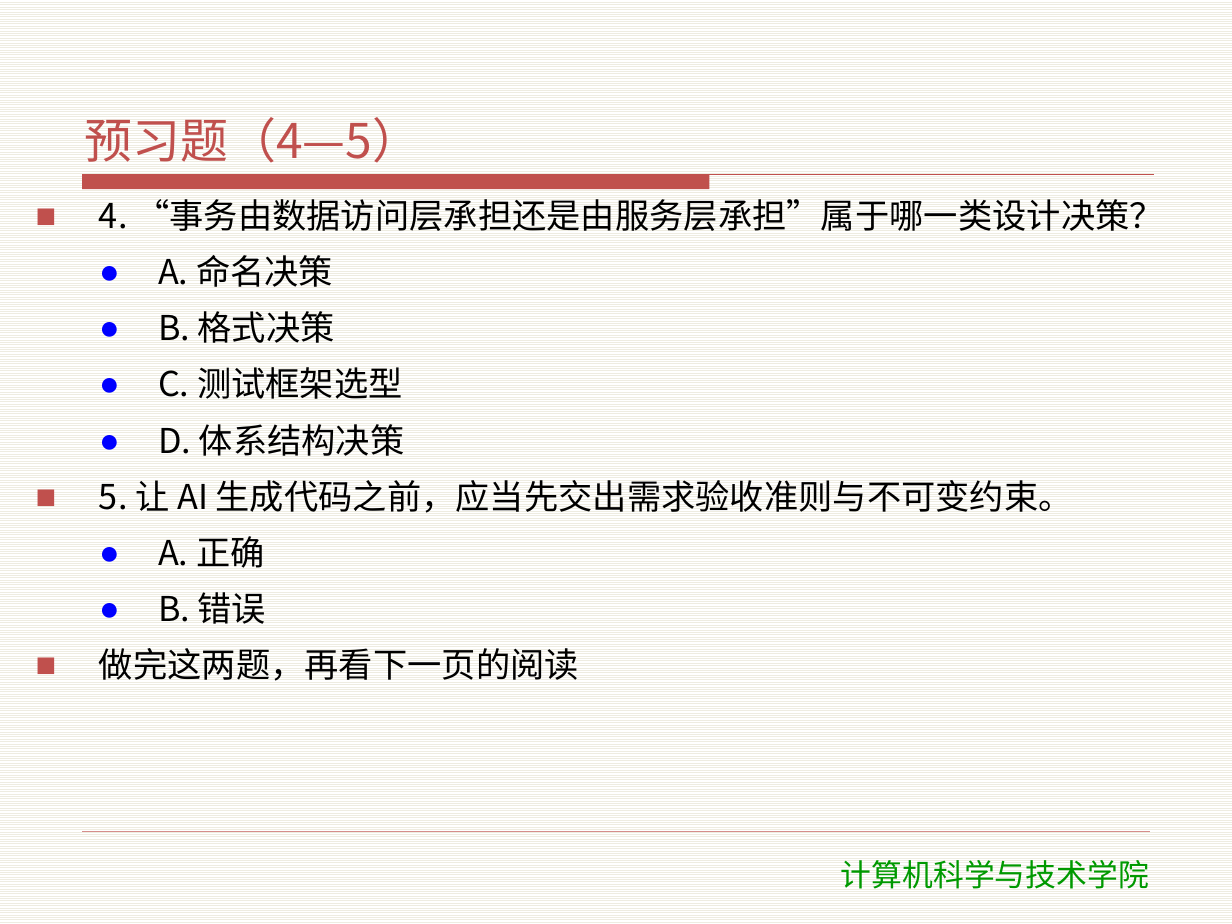
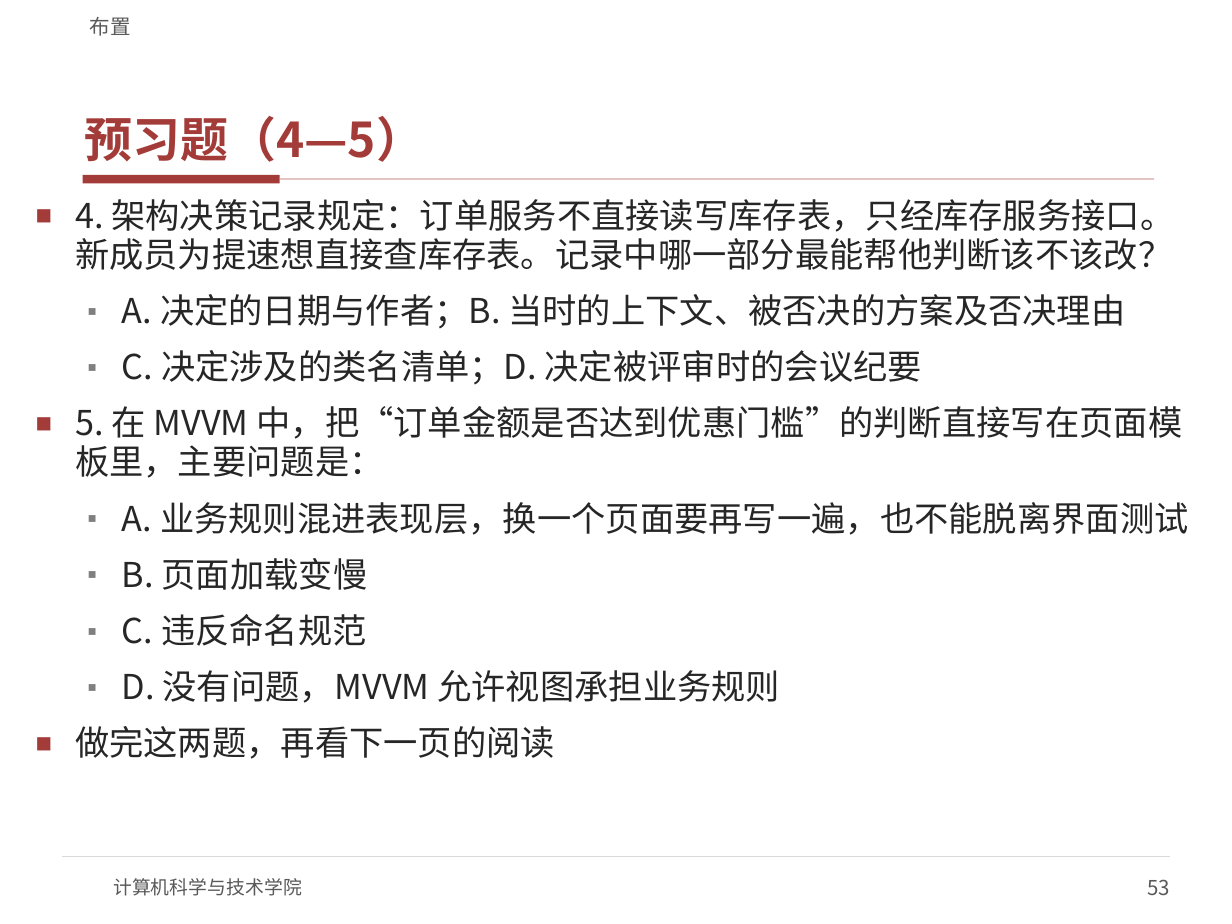
Before and after one commit to meng004/mall, a slide deck: slide 53 of SDC/教学资料/课件/T3-体系结构设计（一）.pptx (slide 35 before the commit). Drawn at 1232x924 pixels with LibreOffice and Linux fonts; fonts in the diff are those of the drawing; background and template pictures are left out. Boxes give left, top, right and bottom in pixels: in the first picture for what was removed or moved away, otherwise in the second. Text is boxed around its words. In the diff, an @@ line names an element or a change of style, - is before the commit and + after.

```diff
--- a/SDC/教学资料/课件/T3-体系结构设计（一）.pptx
+++ b/SDC/教学资料/课件/T3-体系结构设计（一）.pptx
@@ background pattern #EEECE1 on #FFFFFF to #FFFFFF @@
@@ text added at box(90, 17, 131, 36), 12 pt, text #595959 @@
+布置
@@ title "预习题（4—5）" at box(85, 116, 424, 162): text colour #C0504D to #A33B38, bold on @@
@@ freeform shape removed at box(83, 175, 1154, 190) @@
@@ rectangle added at box(83, 175, 280, 184), fill #A33B38 @@
@@ text at box(75, 199, 1189, 703): text changed; text colour #000000 to #262626 @@
-■ 4. “事务由数据访问层承担还是由服务层承担”属于哪一类设计决策？
-  ● A. 命名决策
-  ● B. 格式决策
-  ● C. 测试框架选型
-  ● D. 体系结构决策
-■ 5. 让 AI 生成代码之前，应当先交出需求验收准则与不可变约束。
-  ● A. 正确
-  ● B. 错误
+■ 4. 架构决策记录规定：订单服务不直接读写库存表，只经库存服务接口。新成员为提速想直接查库存表。记录中哪一部分最能帮他判断该不该改？
+  ▪ A. 决定的日期与作者；B. 当时的上下文、被否决的方案及否决理由
+  ▪ C. 决定涉及的类名清单；D. 决定被评审时的会议纪要
+■ 5. 在 MVVM 中，把“订单金额是否达到优惠门槛”的判断直接写在页面模板里，主要问题是：
+  ▪ A. 业务规则混进表现层，换一个页面要再写一遍，也不能脱离界面测试
+  ▪ B. 页面加载变慢
+  ▪ C. 违反命名规范
+  ▪ D. 没有问题，MVVM 允许视图承担业务规则
@@ line added from (280, 180) to (1154, 180), #E3C4C2 1 pt @@
@@ text at box(75, 726, 555, 759): text colour #000000 to #262626 in "做完这两题，再看下一页的阅读"; indent changed; bullet colour #C0504D to #A33B38 @@
@@ line moved from (83, 832) - (1149, 832) to (62, 856) - (1170, 856) @@
@@ line (62, 856) - (1170, 856): stroke #C0504D 0.25 pt to #D9D9D9 0.75 pt @@
@@ text "计算机科学与技术学院": place and size @@
-text "计算机科学与技术学院" at box(841, 860, 1149, 889)
+text "计算机科学与技术学院" at box(113, 878, 302, 896)
@@ text "计算机科学与技术学院" at box(113, 878, 302, 896): size 18 to 11 pt, font DejaVu Sans to Noto Sans CJK SC, text colour #009900 to #595959; alignment centre to left; less space between paragraphs; vertical alignment top to middle @@
@@ page number added at box(1148, 879, 1171, 895), 12 pt, text #595959 @@
+53
```
Also in this commit, not shown: 30 other slides changed, 24 slides added, 5 slides removed, 19 other files.
